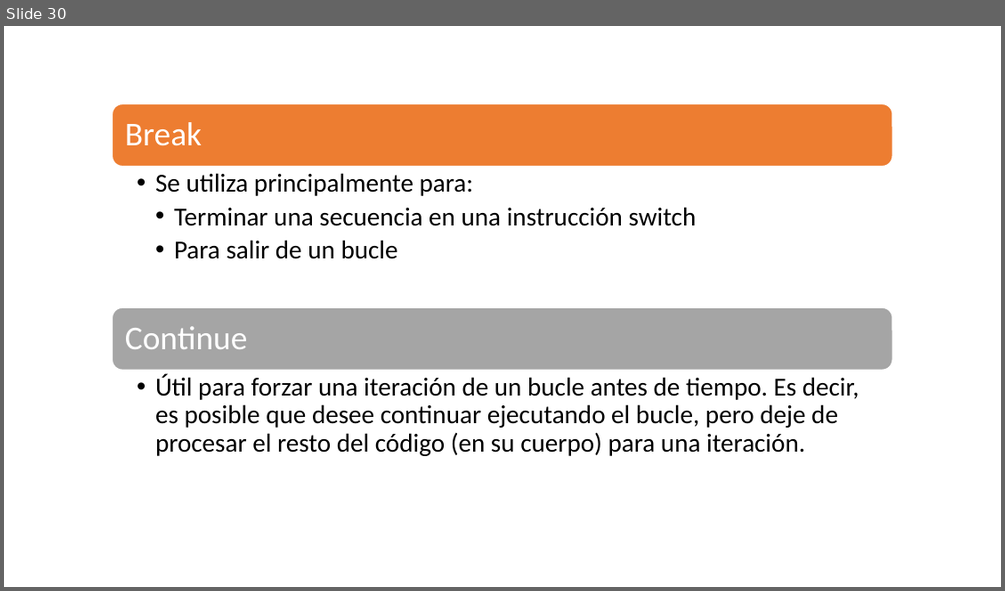
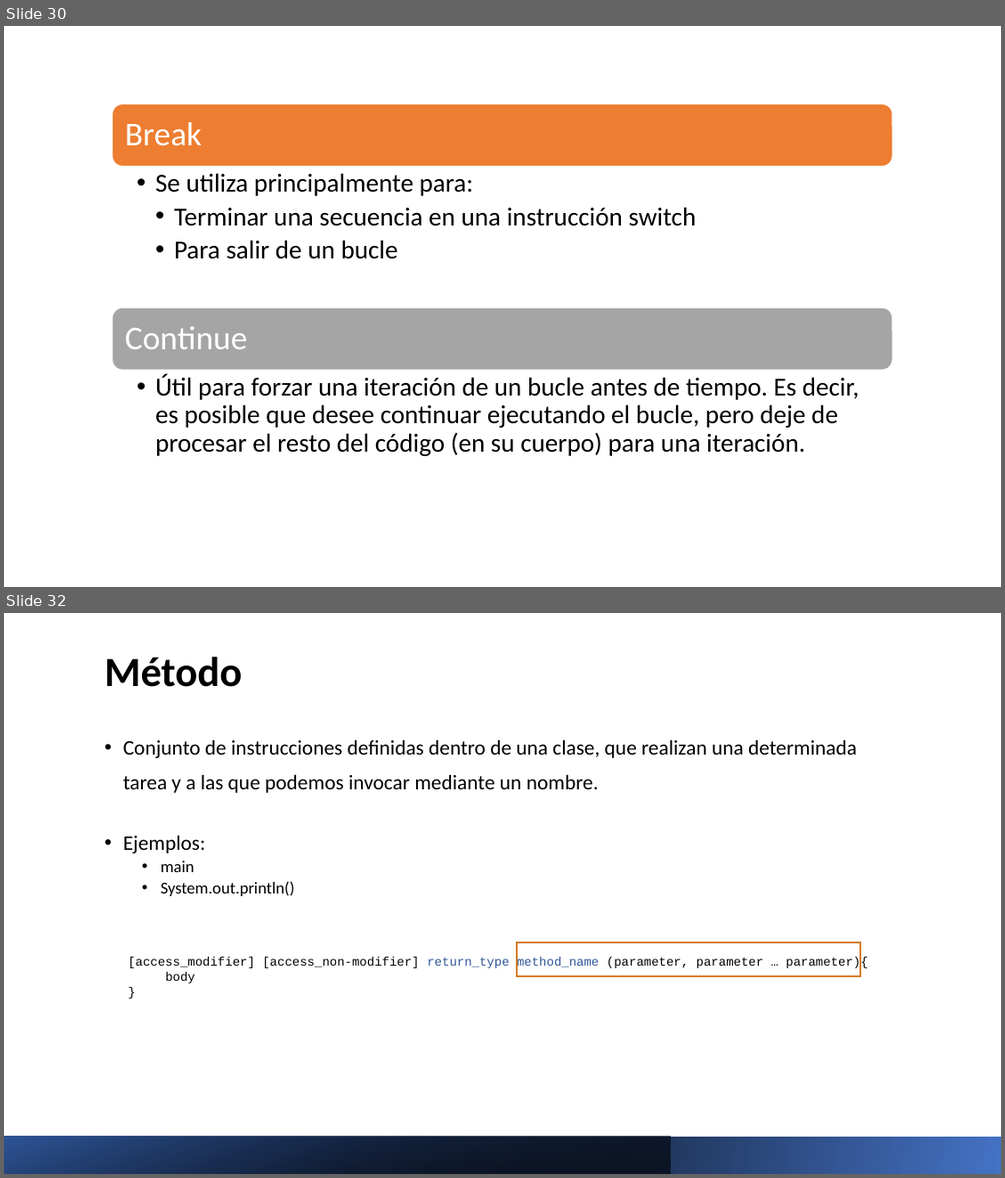
Before and after one commit to Charris1904/automation-qa-sessions, a slide deck: files/1. Java.pptx. Shown one above the other, each under a label of ours: slide 30 before the commit, slides 30 and 32 after it; the slides between them are not shown. The pictures are 1005x591 and 1005x1178 pixels, drawn with LibreOffice and Linux fonts; fonts in the diff are those of the drawing. Boxes give left, top, right and bottom in pixels: in the first picture for what was removed or moved away, otherwise in the second. Text is boxed around its words. In the diff, an @@ line names an element or a change of style, - is before the commit and + after.

```diff
--- a/files/1. Java.pptx
+++ b/files/1. Java.pptx
@@ slide 32 added at box(4, 613, 1001, 1174), background #FFFFFF @@
@@ title added at box(105, 657, 243, 687), 40 pt, text #000000, bold @@
+Método
@@ text added at box(123, 739, 857, 896), 20 pt, text #000000 @@
+• Conjunto de instrucciones definidas dentro de una clase, que realizan una determinada tarea y a las que podemos invocar mediante un nombre.
+• Ejemplos:
+  • main
+  • System.out.println()
@@ text added at box(128, 957, 867, 983), 12 pt, text #000000 @@
+[access_modifier] [access_non-modifier] return_type method_name (parameter, parameter … parameter){
+  body
+}
@@ rectangle added at box(517, 942, 860, 976), outline #D47B22 1.5 pt @@
@@ rectangle added at box(4, 1136, 1001, 1174), fill gradient #4472C4 to #000000 @@
@@ rectangle added at box(4, 1136, 671, 1174), fill gradient #000000 to #2F5597 @@
```
Also in this commit, not shown: 3 other slides added, 11 other files.
